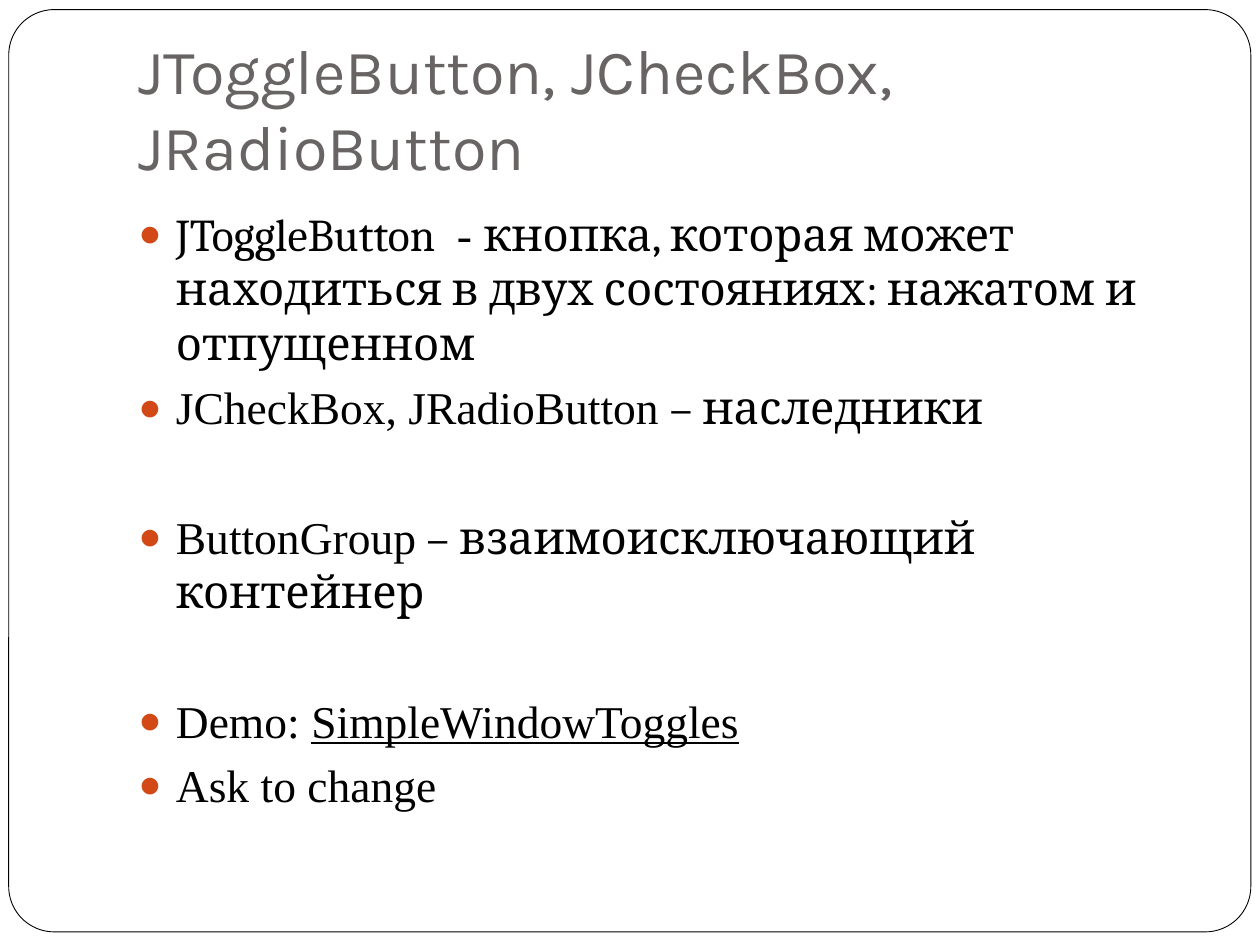
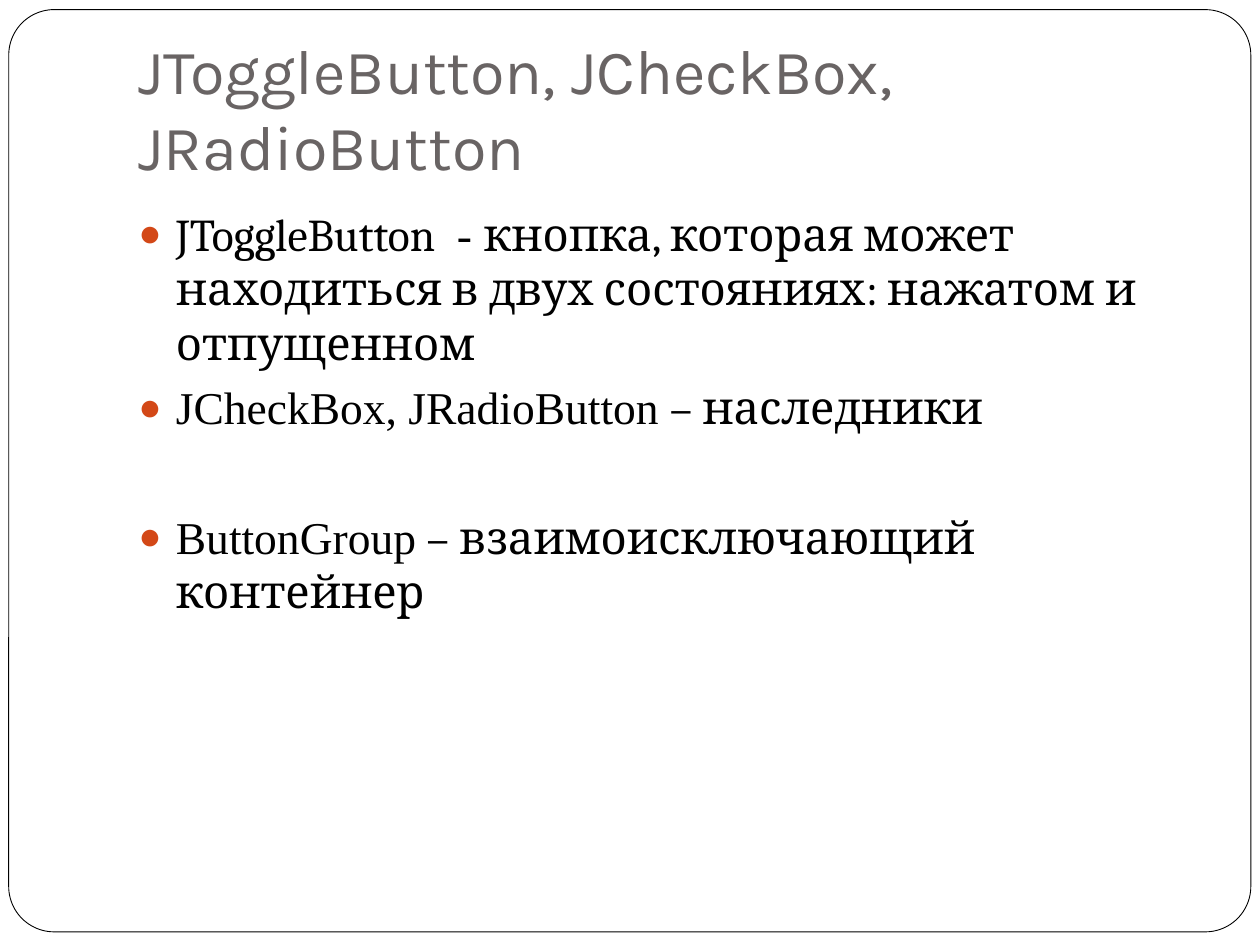
Before and after one commit to maxchv/JavaLessons, a slide deck: slide 33 of Lesson17/swing.ppt. Drawn at 1260x945 pixels with LibreOffice and Linux fonts; fonts in the diff are those of the drawing. Boxes give left, top, right and bottom in pixels: in the first picture for what was removed or moved away, otherwise in the second. Text is boxed around its words. In the diff, an @@ line names an element or a change of style, - is before the commit and + after.

```diff
--- a/Lesson17/swing.ppt
+++ b/Lesson17/swing.ppt
@@ text at [176, 706, 738, 811]: paragraphs removed @@
-● Demo: SimpleWindowToggles
-● Ask to change
```
Also in this commit, not shown: 1 other slide changed, 6 other files.
